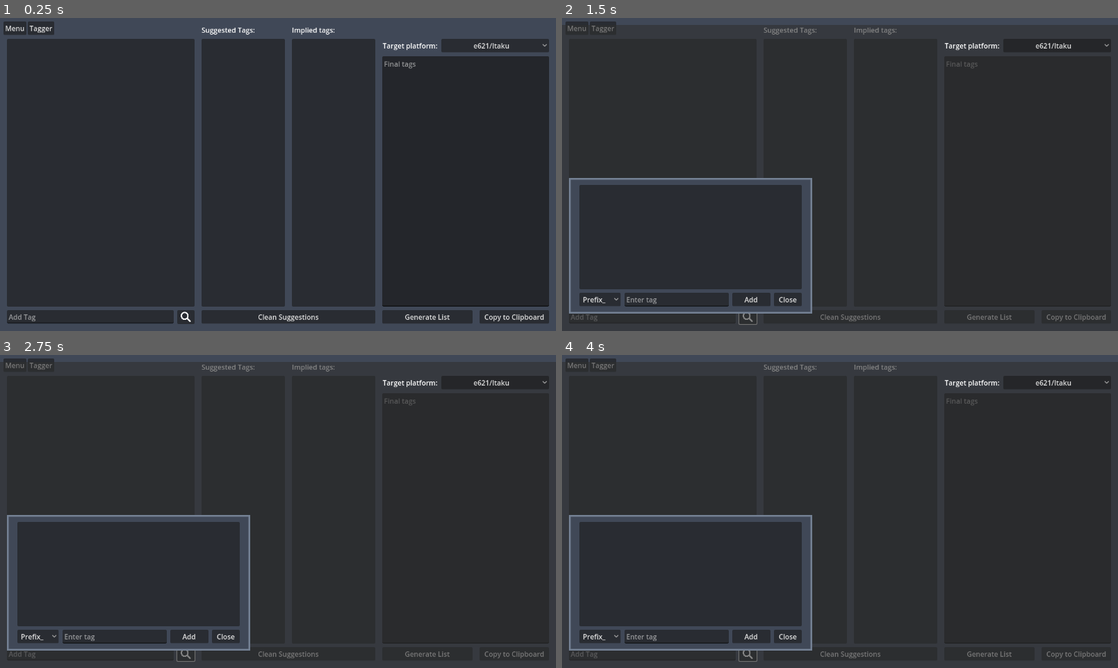
Above: before the commit, frames 1-4 (two rows, left to right).
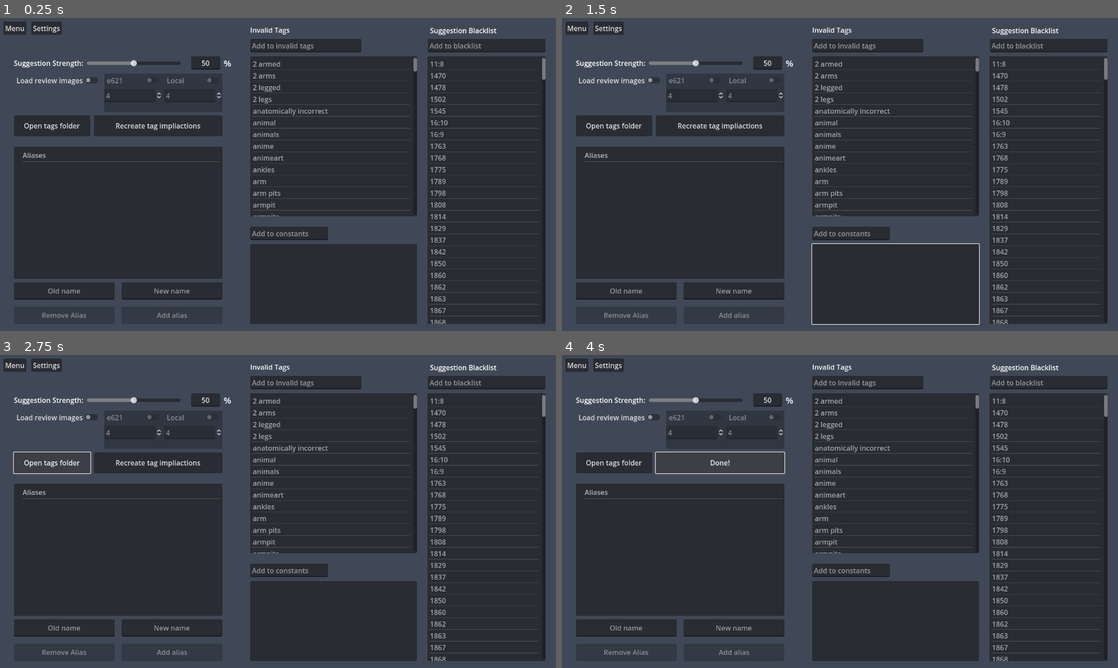
Above: after the commit, the same moments.

Repository: Ketei/e621Tagger
Game: Godot game, scene res://Scenes/application.tscn
Two runs of this game, one before a commit and one after it. Both use one fixed random seed, a clock stepped at 60 frames per second and the inputs below.
Inputs (mouse positions are in pixels of both pictures, inside the frame that each line leads up to):
- Up to frame 1 (0.25 s): no input
- Up to frame 2 (1.5 s): click (745, 318) at 0.52 s; click (851, 315) at 1.25 s, where only the run before the commit has a clickable "Clean Suggestions"
- Up to frame 3 (2.75 s): click (50, 461) at 2 s, where only the run after the commit has a clickable "Open tags folder"
- Up to frame 4 (4 s): click (990, 652) at 2.75 s, where only the run before the commit has a clickable "Generate List"; click (717, 461) at 3.5 s, where only the run after the commit has a clickable "Recreate tag impliactions"

The runs differ from the first frame. In frame 1, 26% of the frame differs, in the area x 1-99%, y 1-98%; in frame 2, 23%; in frame 3, 23%; in frame 4, 23%.
Error after the commit: Invalid access to property or key 'tag_created' on a base object of type 'Control (application.tscn::GDScript_w31il)'. (res://Globals/app_script.gd:22)

Commit message:
Created Mass editor

Diff:
--- a/Globals/app_script.gd
+++ b/Globals/app_script.gd
@@ -7,11 +7,19 @@
 @onready var settings = $Settings
 @onready var tag_creator = $TagCreator
 @onready var tag_reviewer = $"TagReviewer"
+@onready var tag_category_searcher = $TagCategorySearcher
+
+@onready var e_621_requester_quick_search = $Tagger/AddAutoComplete/QuickSearch/e621RequesterQuickSearch
+@onready var tag_reviewer_requester = $TagReviewer/TagReviewerRequester
+@onready var e_621_requester = %e621Requester
+
 
 var current_menu: int = 0
 
 
 func _ready():
+
+	tag_creator.tag_created.connect(load_tag_if_added)
 
 	menu.id_pressed.connect(trigger_options)
 
@@ -34,30 +42,43 @@
 		settings.visible = false
 		tag_creator.visible = false
 		tag_reviewer.visible = false
+		tag_category_searcher.hide()
 		tagger.visible = true
 	elif id == 2:
 		tagger.visible = false
 		settings.visible = false
 		tag_creator.visible = false
 		tag_reviewer.visible = false
+		tag_category_searcher.hide()
 		list_loader.visible = true
 	elif id == 3:
 		tagger.visible = false
 		list_loader.visible = false
 		tag_creator.visible = false
 		tag_reviewer.visible = false
+		tag_category_searcher.hide()
 		settings.visible = true
 	elif id == 5:
 		tagger.visible = false
 		list_loader.visible = false
 		tag_creator.visible = false
 		settings.visible = false
+		tag_category_searcher.hide()
 		tag_reviewer.visible = true
+	elif  id == 6:
+		tagger.hide()
+		list_loader.hide()
+		tag_creator.hide()
+		settings.hide()
+		tag_reviewer.hide()
+		tag_category_searcher.show()
+
 	elif id == 4:
 		tagger.visible = false
 		list_loader.visible = false
 		settings.visible = false
 		tag_reviewer.visible = false
+		tag_category_searcher.hide()
 		tag_creator.visible = true
 
 	elif id == 1:
@@ -68,11 +89,30 @@
 	tagger.load_tags(tags_array, replace)
 
 
+func load_tag_if_added(tag_to_add: String) -> void:
+	if tagger.is_tag_added(tag_to_add):
+		tagger.load_tags([tag_to_add], false)
+
+
 func quit_app() -> void:
+	e_621_requester_quick_search.cancel_main_request()
+	e_621_requester_quick_search.cancel_side_requests()
+
+	tag_reviewer_requester.cancel_main_request()
+	tag_reviewer_requester.cancel_side_requests()
+
+	e_621_requester.cancel_main_request()
+	e_621_requester.cancel_side_requests()
+
 	Tagger.settings.save()
 	Tagger.site_settings.save()
 	Tagger.settings_lists.save()
 	Tagger.alias_database.save()
+
+	if is_instance_valid(tag_reviewer.thread) and tag_reviewer.thread.is_started():
+		tag_reviewer.thread_interrupt = true
+		tag_reviewer.thread.wait_to_finish()
+
 	get_tree().quit()
 
 
